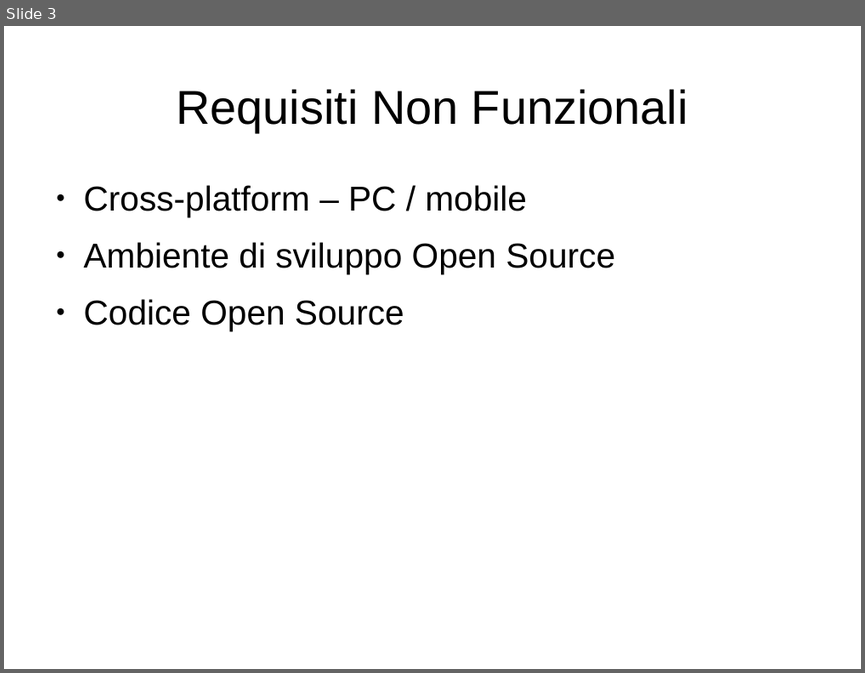
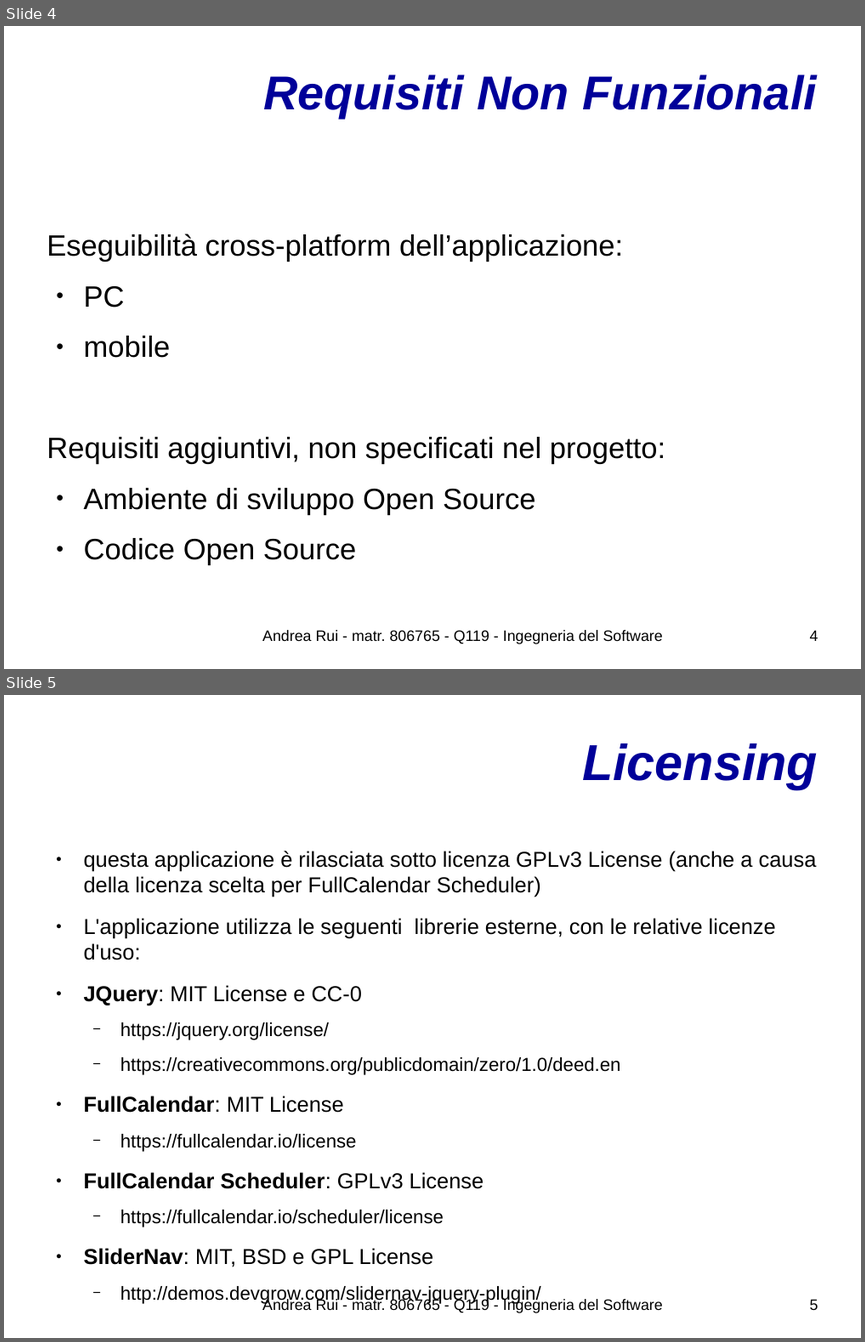
Before and after one commit to UnimibSoftEngCourse1718/progetto-agenda-2-Andy-UNIMIB, a slide deck: doc/Presentazione del Progetto.odp. Shown one above the other, each under a label of ours: slide 3 before the commit, slides 4 and 5 after it. The pictures are 865x673 and 865x1342 pixels, drawn with LibreOffice and Linux fonts; fonts in the diff are those of the drawing; background and template pictures are left out. Boxes give left, top, right and bottom in pixels: in the first picture for what was removed or moved away, otherwise in the second. Text is boxed around its words. In the diff, an @@ line names an element or a change of style, - is before the commit and + after.

Commit message:
rilascio della documentazione
documenti, presentazione ed UML

aggiornamento del Makefile

```diff
--- a/doc/Presentazione del Progetto.odp
+++ b/doc/Presentazione del Progetto.odp
@@ slide 5 added at (x1=4, y1=695, x2=861, y2=1338), background #FFFFFF @@
@@ title added at (x1=582, y1=743, x2=817, y2=789), 46.8 pt, text #000099, bold, italic @@
+Licensing
@@ text added at (x1=84, y1=851, x2=817, y2=1304), 20 pt, text #000000 @@
+● questa applicazione è rilasciata sotto licenza GPLv3 License (anche a causa della licenza scelta per FullCalendar Scheduler)
+● L'applicazione utilizza le seguenti librerie esterne, con le relative licenze d'uso:
+● JQuery: MIT License e CC-0
+  − https://jquery.org/license/
+  − https://creativecommons.org/publicdomain/zero/1.0/deed.en
+● FullCalendar: MIT License
+  − https://fullcalendar.io/license
+● FullCalendar Scheduler: GPLv3 License
+  − https://fullcalendar.io/scheduler/license
+● SliderNav: MIT, BSD e GPL License
+  − http://demos.devgrow.com/slidernav-jquery-plugin/
@@ text added at (x1=262, y1=1298, x2=663, y2=1313), 14 pt, text #000000 @@
+Andrea Rui - matr. 806765 - Q119 - Ingegneria del Software
@@ page number added at (x1=810, y1=1299, x2=818, y2=1310), 14 pt, text #000000 @@
+5
@@ what was slide 3 is now slide 4 @@
@@ slide 4 changed as well @@
@@ title "Requisiti Non Funzionali" moved from (x1=176, y1=89, x2=688, y2=132) to (x1=263, y1=74, x2=817, y2=118) @@
@@ title "Requisiti Non Funzionali" at (x1=263, y1=74, x2=817, y2=118): text colour #000000 to #000099, bold on, italic on; alignment centre to right @@
@@ text at (x1=46, y1=233, x2=665, y2=464): text changed; size 32 to 27.2 pt @@
-● Cross-platform – PC / mobile
+Eseguibilità cross-platform dell’applicazione:
+● PC
+● mobile
+Requisiti aggiuntivi, non specificati nel progetto:
@@ text at (x1=84, y1=488, x2=535, y2=565): size 32 to 27.2 pt in "Ambiente di sviluppo Open Source", "Codice Open Source" @@
@@ text added at (x1=262, y1=630, x2=663, y2=644), 14 pt, text #000000 @@
+Andrea Rui - matr. 806765 - Q119 - Ingegneria del Software
@@ page number added at (x1=810, y1=630, x2=818, y2=641), 14 pt, text #000000 @@
+4
```
Also in this commit, not shown: 5 other slides changed, 15 other slides added, 8 slides removed, 6 other files.
